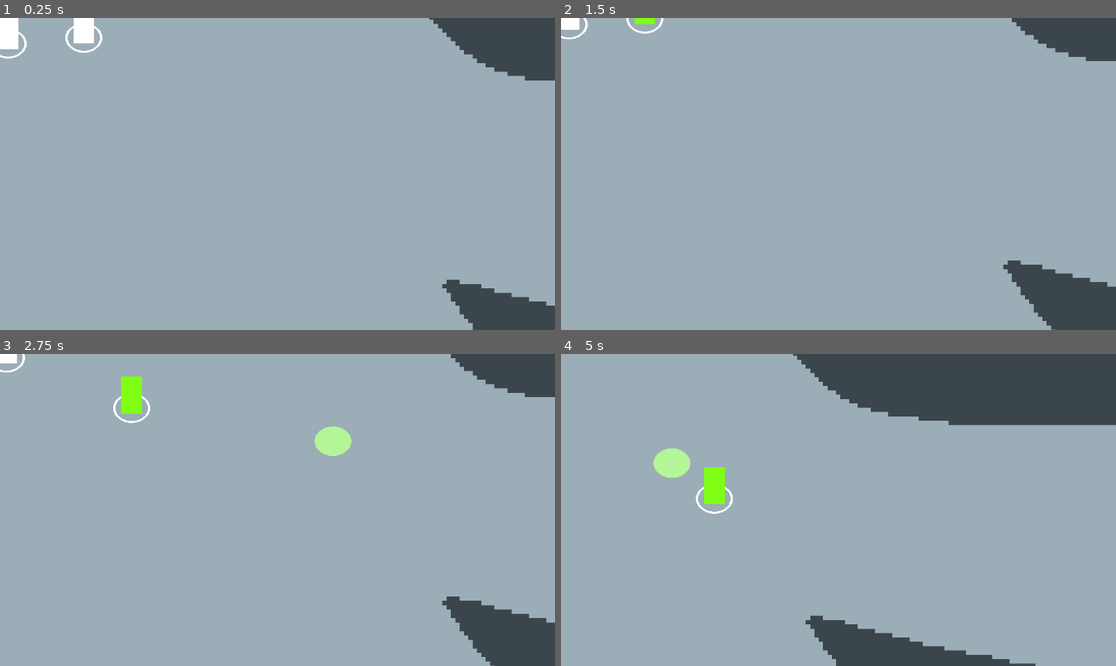
Above: before the commit, frames 1-4 (two rows, left to right).
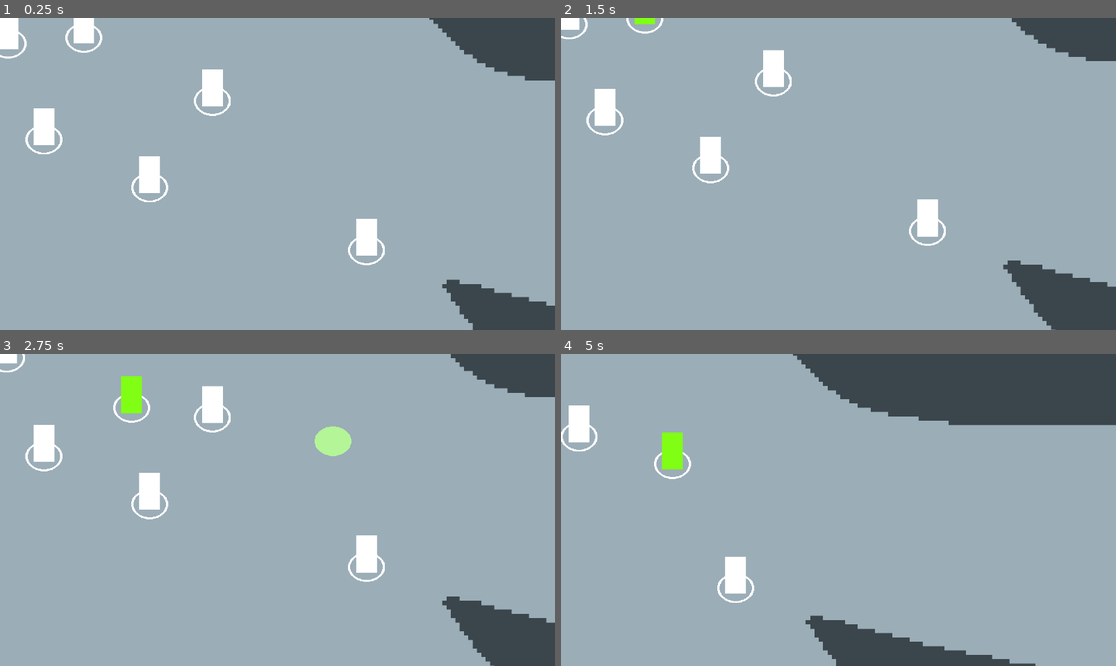
Above: after the commit, the same moments.

Repository: doccsoccs/SupernovaCRPG
Game: Godot game, scene res://Test Scenes/test_scene.tscn
The game is run twice, just before and just after one commit, with the same random seed, the same clock (stepped at 60 frames per second) and the same inputs.
Inputs (mouse positions are in pixels of both pictures, inside the frame that each line leads up to):
- Up to frame 1 (0.25 s): no input
- Up to frame 2 (1.5 s): tap Enter at 0.5 s; move the mouse to (644, 36) at 0.52 s; click (644, 36) at 0.6 s; tap Space at 1.25 s; move the mouse to (566, 42) at 1.27 s; tap S (CameraDown) at 1.35 s
- Up to frame 3 (2.75 s): click (5, 378) at 1.55 s; move the mouse to (333, 441) at 2.02 s; tap Middle mouse button (CameraDrag) at 2.1 s; click (333, 441) at 2.3 s
- Up to frame 4 (5 s): move the mouse to (810, 572) at 2.77 s; tap A (CameraLeft) at 2.85 s; click (810, 572) at 3.05 s; move the mouse to (1005, 556) at 3.52 s; hold D (CameraRight) 3.53-4.28 s; click (1005, 556) at 3.8 s; move the mouse to (672, 463) at 4.27 s; tap W (CameraUp) at 4.35 s; click (672, 463) at 4.55 s

The runs differ from the first frame. In frame 1, 2.2% of the frame differs, in the area x 4-70%, y 16-80%; in frame 2, 2.2%; in frame 3, 2.2%; in frame 4, 2.3%, in the area x 0-35%, y 16-80%.

Commit message:
can now move groups of units at a time in a formation

Diff:
--- a/Game/Prefabs/PlayerCharacters/party_controller.gd
+++ b/Game/Prefabs/PlayerCharacters/party_controller.gd
@@ -1,51 +1,43 @@
 extends Node2D
 
-# SIGNALS
-signal arrive_at_flag
+var party_members : Array[Character]
+var selected_pcs : Array[Character]
 
-var party_members : Array[Character]
 @onready var pc_component = $PCComponent
 var pc_count : int = 0
-var mf_count : int = 0
 
 # Party Movement
-var any_selected : bool = false
-var move_flag_pos : Vector2 = Vector2.ZERO
-var active_move_flag : bool = false
+var moving_pcs : Array[Character]
+var clicked_pos : Vector2 = Vector2.ZERO
 var can_set_move_flag : bool = false
+
+@export var formation_offsets : Array[Vector2] = []
 
 # Called when the node enters the scene tree for the first time.
 func _ready():
 	for pc in pc_component.get_children():
 		party_members.append(pc)
 	pc_count = party_members.size()
-	mf_count = pc_count
-
-	# Connect Signals
-	arrive_at_flag.connect(_cancel_flag)
 
 # Called every frame. 'delta' is the elapsed time since the previous frame.
 func _process(delta):
-	# Check to see if any player characters are actively selected
-	for p in party_members:
-		if p.selected:
-			any_selected = true
-			break
-		else:
-			any_selected = false
-
 	# After the player has clicked to move any selected characters
 	# they will move towards the position of the move flag
-	if active_move_flag:
-		for p in party_members:
-			if p.selected:
-				p.move_to(move_flag_pos, delta)
+	if moving_pcs.size() > 1:
+		for i in moving_pcs.size():
+			if !moving_pcs[i].arrived_at_flag:
+				moving_pcs[i].move_to(clicked_pos + formation_offsets[i], delta)
+	# Don't use formations if only selecting 1 PC
+	elif moving_pcs.size() == 1:
+		if !moving_pcs[0].arrived_at_flag:
+			moving_pcs[0].move_to(clicked_pos, delta)
 
+	reset_move_check()
+
+	## WILL HAVE TO ADAPT TO ALL WORLD ENTITIES !!!!
 	# Sorts PC's Z-INDEX by height on the Y-AXIS
 	# Z-INDECES start from 1 and increment by 1
-	var temp_pc_array : Array[Character] = []
-	for p in party_members:
-		temp_pc_array.append(p)
+	var temp_pc_array = party_members.duplicate()
 	temp_pc_array.sort_custom(func(a, b): return a.position.y < b.position.y)
 	for i in temp_pc_array.size():
 		temp_pc_array[i].z_index = i + 1
@@ -60,9 +52,29 @@
 			can_set_move_flag = true
 
 	# LMB to Move Selected Character(s) to the clicked position
-	if Input.is_action_just_pressed("Select") and any_selected and can_set_move_flag:
-		move_flag_pos = get_local_mouse_position()
-		active_move_flag = true
+	if Input.is_action_just_pressed("Select") and selected_pcs.size() > 0 and can_set_move_flag:
+		# If there are any, mark any pcs that are actively part of a move that
+		# have already arrived as not having arrived since we're now giving them a new destination
+		if !moving_pcs.is_empty():
+			for p in moving_pcs:
+				p.arrived_at_flag = false
 
-func _cancel_flag():
-	active_move_flag = false
+		# Get mouse position to move pcs to
+		clicked_pos = get_local_mouse_position()
+		moving_pcs = selected_pcs.duplicate()
+
+# Checks whether or not all moving pcs have finished moving
+# if they have remove them from the moving_pcs array and reset their
+# arrived_at_flag bool
+func reset_move_check():
+	var reset_moving_pcs : bool = false
+	for p in moving_pcs:
+		if !p.arrived_at_flag:
+			reset_moving_pcs = false
+			break
+		else:
+			reset_moving_pcs = true
+	if reset_moving_pcs:
+		for p in moving_pcs:
+			p.arrived_at_flag = false
+		moving_pcs.clear()
--- a/Game/Prefabs/PlayerCharacters/party_controller.tscn
+++ b/Game/Prefabs/PlayerCharacters/party_controller.tscn
@@ -5,10 +5,12 @@
 
 [node name="PartyController" type="Node2D"]
 script = ExtResource("1_cy3r4")
+formation_offsets = Array[Vector2]([Vector2(-100, 0), Vector2(100, 0), Vector2(-100, 150), Vector2(100, 150), Vector2(-100, 300), Vector2(100, 300)])
 
 [node name="PCComponent" type="Node2D" parent="."]
 
 [node name="Player" parent="PCComponent" instance=ExtResource("1_eexi7")]
+position = Vector2(638, 686)
 
 [node name="Player2" parent="PCComponent" instance=ExtResource("1_eexi7")]
 position = Vector2(410, 168)
@@ -17,4 +19,10 @@
 position = Vector2(148, 188)
 
 [node name="Player4" parent="PCComponent" instance=ExtResource("1_eexi7")]
-position = Vector2(-177, 82)
+position = Vector2(272, 520)
+
+[node name="Player5" parent="PCComponent" instance=ExtResource("1_eexi7")]
+position = Vector2(855, 386)
+
+[node name="Player6" parent="PCComponent" instance=ExtResource("1_eexi7")]
+position = Vector2(1388, 903)
--- a/Game/Prefabs/PlayerCharacters/player.gd
+++ b/Game/Prefabs/PlayerCharacters/player.gd
@@ -3,20 +3,24 @@
 
 @export var move_speed : float = 1000.0
 var direction : Vector2 = Vector2.ZERO
-var min_dist : float = 8.2
+var min_dist : float = 8.5
+var arrived_at_flag
 
 var selected : bool = false
 var hovering : bool = false
 
 @onready var move_flag = $MoveFlag
 @onready var anim_player = $AnimationPlayer
+@onready var party_controller = $"../.."
 
 func _process(_delta):
 	# LMB to select a PC
-	if hovering and Input.is_action_just_pressed("Select"):
+	# Adds the selected PC to the list of selected PCs in the party controller
+	if hovering and Input.is_action_just_pressed("Select") and !selected: # only be able to select if not already selected
 		selected = true
+		party_controller.selected_pcs.append(self)
 
-	# Selected VS Base Anim
+	# Selected VS Base Animation
 	if selected:
 		anim_player.play("selected")
 	else:
@@ -38,7 +42,9 @@
 	# Once reaches target...
 	if position.distance_to(target_pos) < min_dist:
 		move_flag.visible = false # hide move flag
-		owner.arrive_at_flag.emit()
+		arrived_at_flag = true
+	else:
+		arrived_at_flag = false
 
 func _on_hover():
 	hovering = true
--- a/Game/Prefabs/PlayerCharacters/player.tscn
+++ b/Game/Prefabs/PlayerCharacters/player.tscn
@@ -6,12 +6,12 @@
 [ext_resource type="Texture2D" uid="uid://cn167ags52cqp" path="res://Sprites/Placeholders/opencircle.png" id="3_prmun"]
 
 [sub_resource type="CapsuleShape2D" id="CapsuleShape2D_2ekir"]
-radius = 52.0
-height = 132.0
+radius = 66.0
+height = 176.0
 
 [sub_resource type="CapsuleShape2D" id="CapsuleShape2D_canrr"]
-radius = 52.0
-height = 132.0
+radius = 51.0
+height = 130.0
 
 [sub_resource type="Animation" id="Animation_2xfi2"]
 length = 0.001
@@ -95,7 +95,7 @@
 collision_mask = 0
 
 [node name="CollisionShape2D" type="CollisionShape2D" parent="SelectArea"]
-rotation = 1.5708
+position = Vector2(0, -35)
 shape = SubResource("CapsuleShape2D_2ekir")
 debug_color = Color(0.423529, 0.894118, 1, 0.419608)
 
